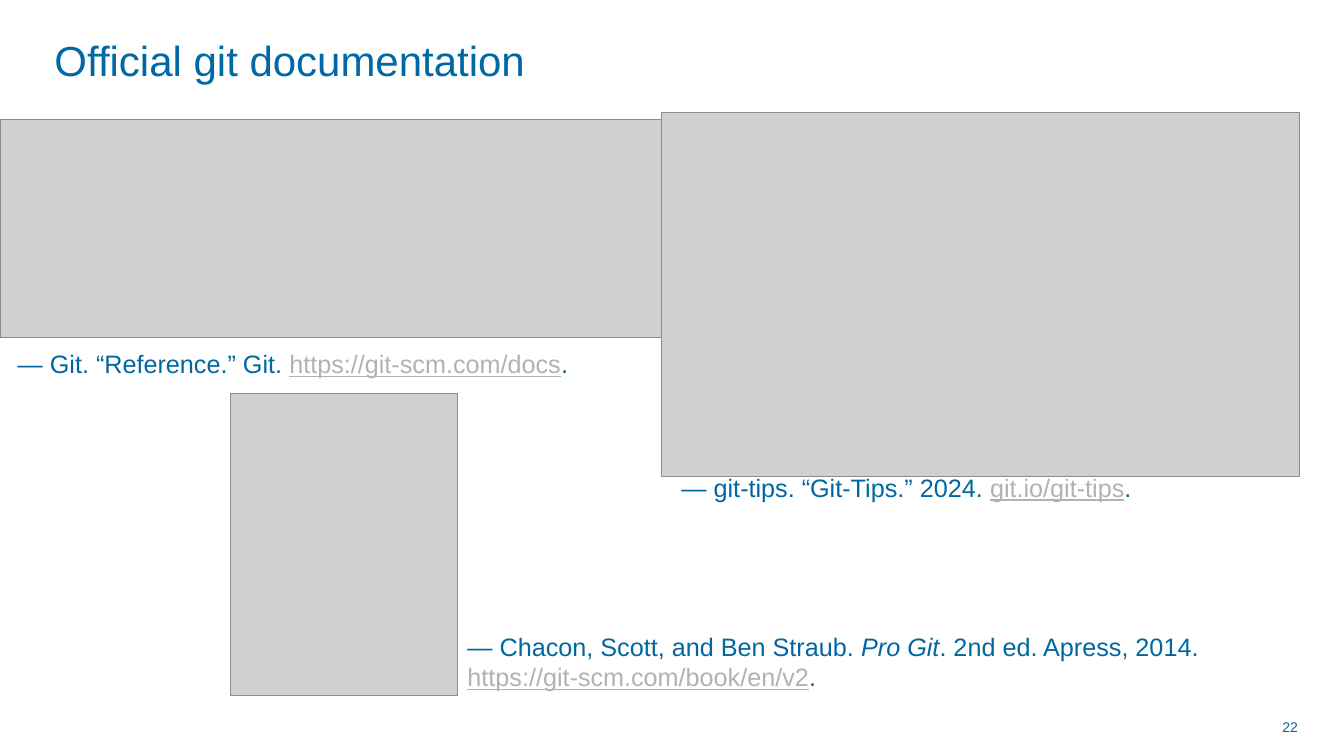
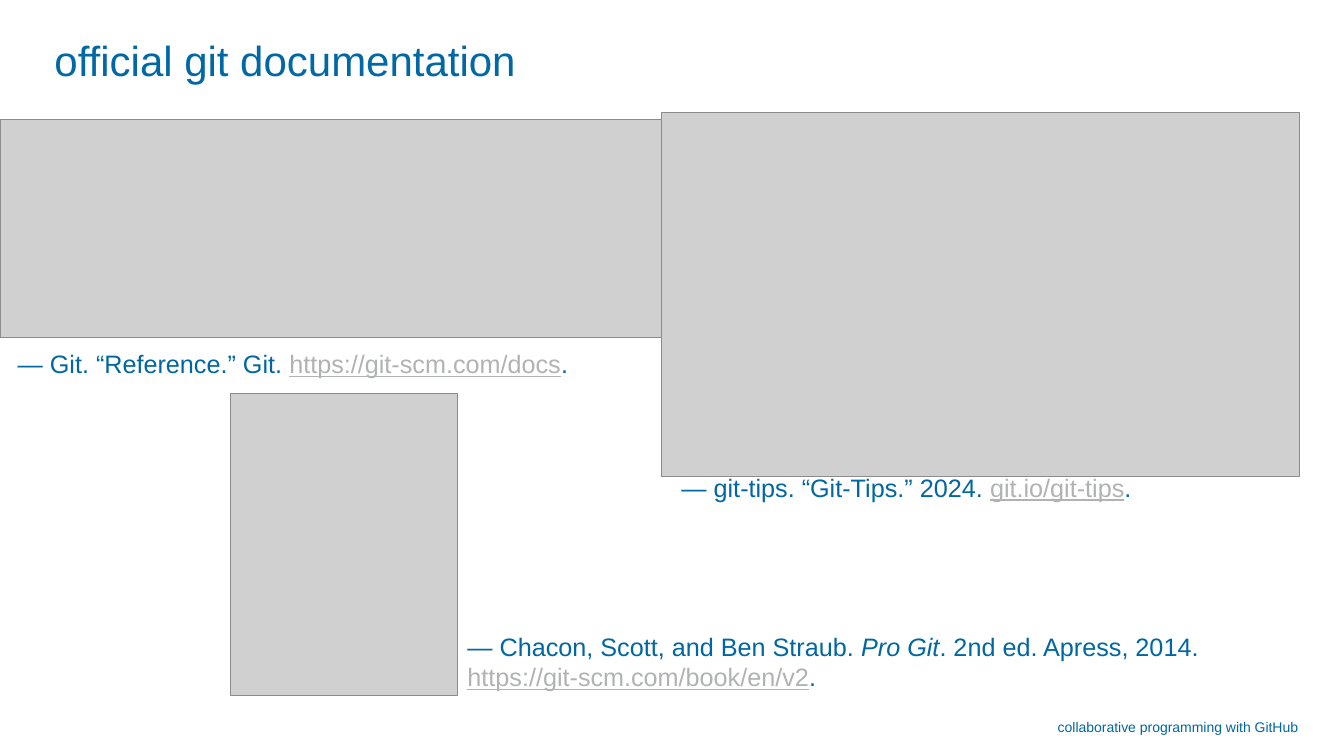
Before and after one commit to childmindresearch/MoBI-Retreat-2024-Collaborative-programming-with-GitHub, a slide deck: slide 29 of collaborative-programming/slides.pptx (slide 22 before the commit). Drawn at 1344x756 pixels with LibreOffice and Linux fonts; fonts in the diff are those of the drawing; grey boxes stand for pictures; background and template pictures are left out. Boxes give left, top, right and bottom in pixels: in the first picture for what was removed or moved away, otherwise in the second. Text is boxed around its words. In the diff, an @@ line names an element or a change of style, - is before the commit and + after.

```diff
--- a/collaborative-programming/slides.pptx
+++ b/collaborative-programming/slides.pptx
@@ title at (x1=54, y1=45, x2=515, y2=84): text changed @@
-Official git documentation
+official git documentation
@@ text at (x1=1058, y1=722, x2=1298, y2=735): text changed @@
-22
+collaborative programming with GitHub
```
Also in this commit, not shown: 20 other slides changed, 9 slides added, 1 slide removed.
